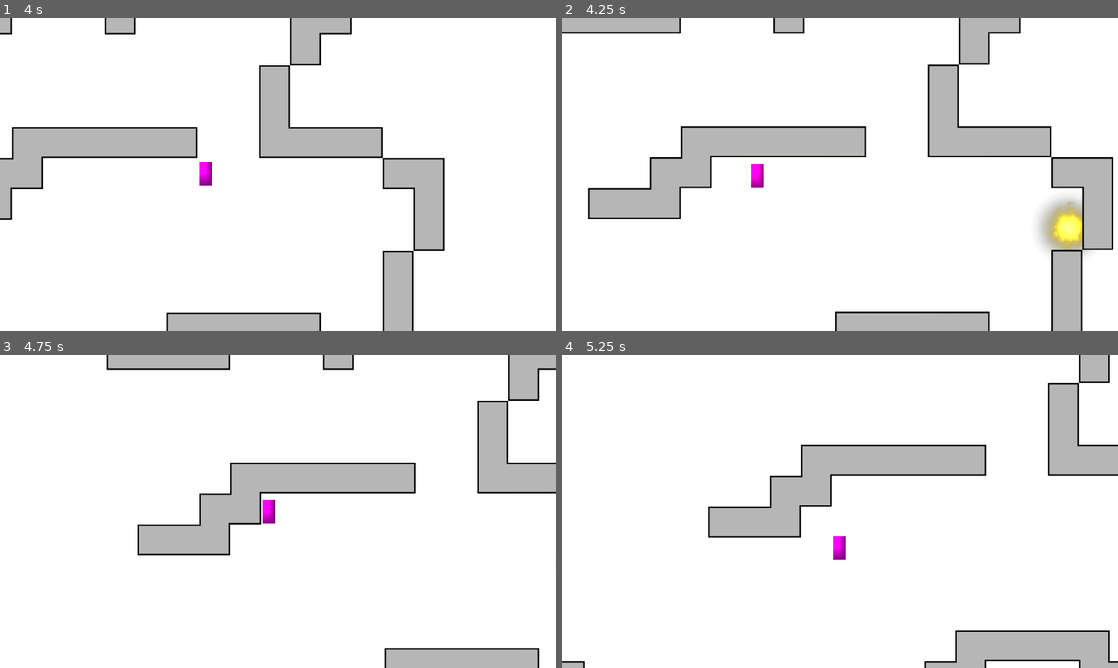
Above: before the commit, frames 1-4 (two rows, left to right).
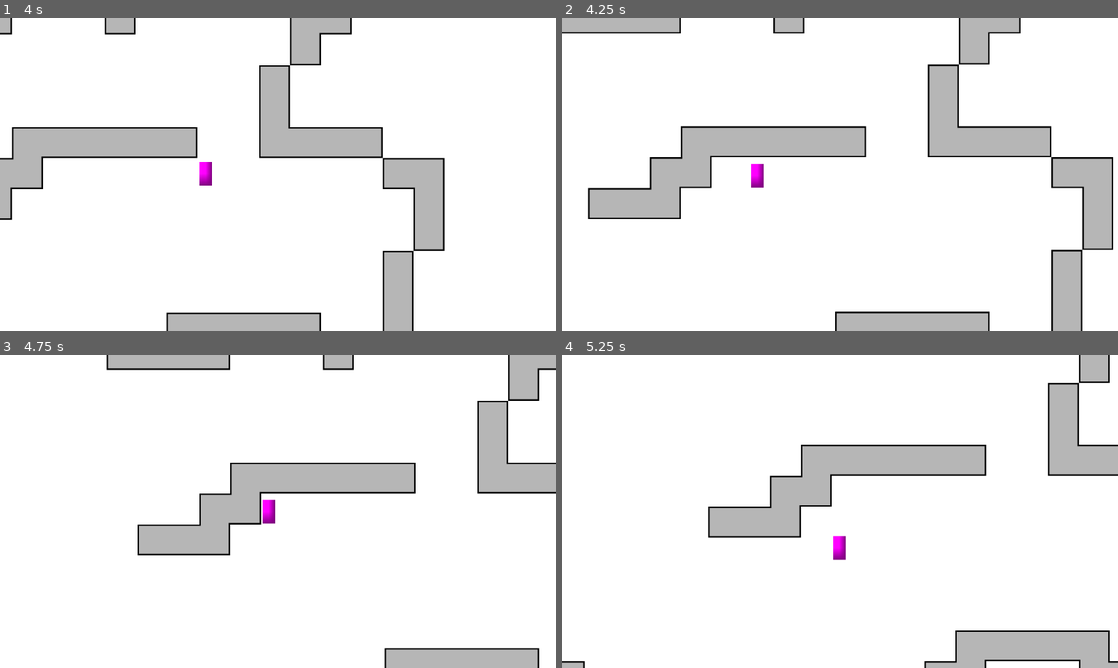
Above: after the commit, the same moments.

Repository: kit-solent/refrigerate
Game: Godot game, scene res://core/ingame.tscn
The game is run twice, just before and just after one commit, with the same random seed, the same clock (stepped at 60 frames per second) and the same inputs. Sound files missing from this copy of the repository are replaced by a short silence.
Inputs (mouse positions are in pixels of both pictures, inside the frame that each line leads up to):
- Up to frame 1 (4 s): move the mouse to (400, 158) at 0.52 s; hold Right (player right) 0.53-1.28 s; move the mouse to (166, 190) at 1.27 s; hold Down (player backward) 1.28-2.03 s; move the mouse to (333, 105) at 2.02 s; hold Right (player right) 2.03-2.78 s; tap Enter at 2.75 s; move the mouse to (250, 237) at 2.77 s; hold Up (player forward) 2.78-3.53 s; move the mouse to (444, 221) at 3.52 s; hold Left (player left) from 3.53 s (still down)
- Up to frame 2 (4.25 s): keep holding Left (player left); tap ` (debug key) at 4.15 s
- Up to frame 3 (4.75 s): keep holding Left (player left); move the mouse to (111, 464) at 4.27 s
- Up to frame 4 (5.25 s): move the mouse to (867, 511) at 5.02 s; release Left (player left) at 5.03 s; hold Down (player backward) from 5.03 s (still down)

Frame 1 is identical in both runs. In frame 2, 1.2% of the frame differs, in the area x 34-95%, y 46-76%; in frame 3, less than 0.1%; in frame 4, nothing differs.

Commit message:
actual portal question commit

Diff:
--- a/features/explosion/explosion.gd
+++ b/features/explosion/explosion.gd
@@ -29,3 +29,9 @@
 	get_tree().create_tween().\
 	tween_property($light, ^"energy", 0, duration).\
 	set_ease(Tween.EASE_IN)
+
+func effect_finished():
+	# hide the node to prevent the last animation frame
+	# from lingering on screen before queue_free kicks in.
+	hide()
+	queue_free()
--- a/features/portals/portal.gd
+++ b/features/portals/portal.gd
@@ -26,11 +26,27 @@
 	if pair:
 		# Move our camera to the pair portal. Global coordinates must be used because the
 		# camera is inside a viewport and so doesn't have coordinates local to the pair (I think).
-		$sub_viewport/camera_2d.global_position = pair.global_position
+		$sub_viewport/camera_2d.global_position = pair.global_position + Vector2(256.3478, 254.47421)
 
 		# update the view
 		if $on_screen_notifier.is_on_screen():
 			set_view(target)
+
+	# TODO: This hack gives the below positions.
+	# adding the difference to the camera position
+	# gives the right position but the "magic vector"
+	# is only as accurate as the visual mouse calibration.
+
+	# DEBUG
+	#if Input.is_action_just_pressed("debug key"):
+	#	print("Portal: "+name)
+	#	print("  Global Position: "+str(global_position))
+	#	print("  Mouse  Position: "+str(get_global_mouse_position()))
+
+	# portal                 Vector2(246.0, -625.0)
+	# mouse/target portal    Vector2(502.3478, -370.5258)
+	# mouse - portal = vector from us to target
+	# = Vector2(256.3478, 254.47421)
 
 # keeps trask of if there are currently polygons displayed in the view
 var polygons_in_view:bool = false
--- a/features/portals/portal.tscn
+++ b/features/portals/portal.tscn
@@ -36,4 +36,10 @@
 visible = false
 texture = SubResource("ViewportTexture_fyvk7")
 
+[node name="central_dot" type="ColorRect" parent="."]
+visible = false
+offset_right = 4.0
+offset_bottom = 4.0
+color = Color(1, 0, 0, 1)
+
 [connection signal="screen_exited" from="on_screen_notifier" to="." method="clear_view"]
--- a/levels/level1.tscn
+++ b/levels/level1.tscn
@@ -10,6 +10,7 @@
 script = ExtResource("2_qxjqb")
 
 [node name="water" parent="." index="0" instance=ExtResource("3_w0b2p")]
+visible = false
 position = Vector2(1088, -1472)
 
 [node name="marker_2d" type="Marker2D" parent="." index="1"]
--- a/levels/level_1.gd
+++ b/levels/level_1.gd
@@ -3,7 +3,9 @@
 var explosion = preload("res://features/explosion/explosion.tscn")
 
 func _process(_delta):
-	if Input.is_action_just_pressed("debug key"):
-		var new = explosion.instantiate()
-		get_parent().get_node("temp").add_child(new)
-		new.global_position = $marker_2d.global_position
+	pass
+	# explosion testing
+	#if Input.is_action_just_pressed("debug key"):
+	#	var new = explosion.instantiate()
+	#	get_parent().get_node("temp").add_child(new)
+	#	new.global_position = $marker_2d.global_position
--- /dev/null
+++ b/testing/viewport_positioning_test.gd
@@ -0,0 +1,3 @@
+extends Node2D
+
+# already tested that the global camera positions matched but forgot.
--- /dev/null
+++ b/testing/viewport_positioning_test.tscn
@@ -0,0 +1,19 @@
+[gd_scene load_steps=4 format=3 uid="uid://dfdvbvweagilg"]
+
+[ext_resource type="Script" uid="uid://c4c0445q5rayk" path="res://testing/viewport_positioning_test.gd" id="1_avs40"]
+[ext_resource type="Texture2D" uid="uid://dl2lsrlppi8pr" path="res://assets/icons/map.svg" id="2_de6o3"]
+[ext_resource type="Texture2D" uid="uid://4v813y0jgo8" path="res://assets/icons/explosion.png" id="2_emrin"]
+
+[node name="root" type="Node2D"]
+script = ExtResource("1_avs40")
+
+[node name="vp_holder" type="Node2D" parent="."]
+
+[node name="sub_viewport" type="SubViewport" parent="vp_holder"]
+
+[node name="vp_mark" type="Sprite2D" parent="vp_holder/sub_viewport"]
+texture = ExtResource("2_de6o3")
+
+[node name="global_marker" type="Sprite2D" parent="."]
+position = Vector2(1000, 200)
+texture = ExtResource("2_emrin")
Not shown, added: testing/viewport_positioning_test.gd.uid
